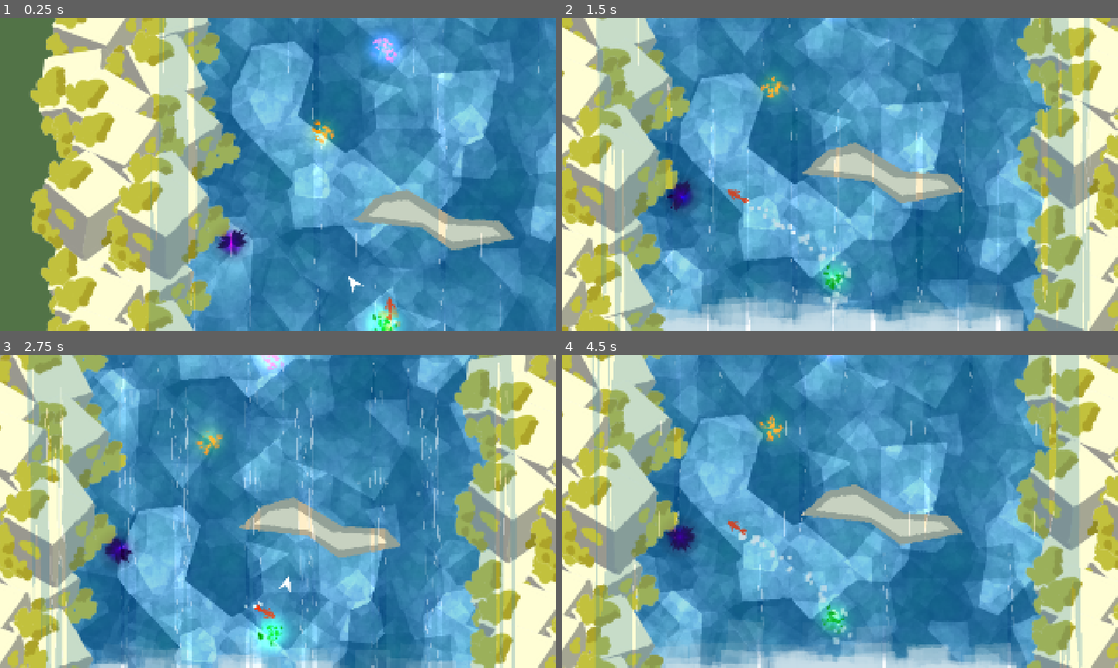
Above: before the commit, frames 1-4 (two rows, left to right).
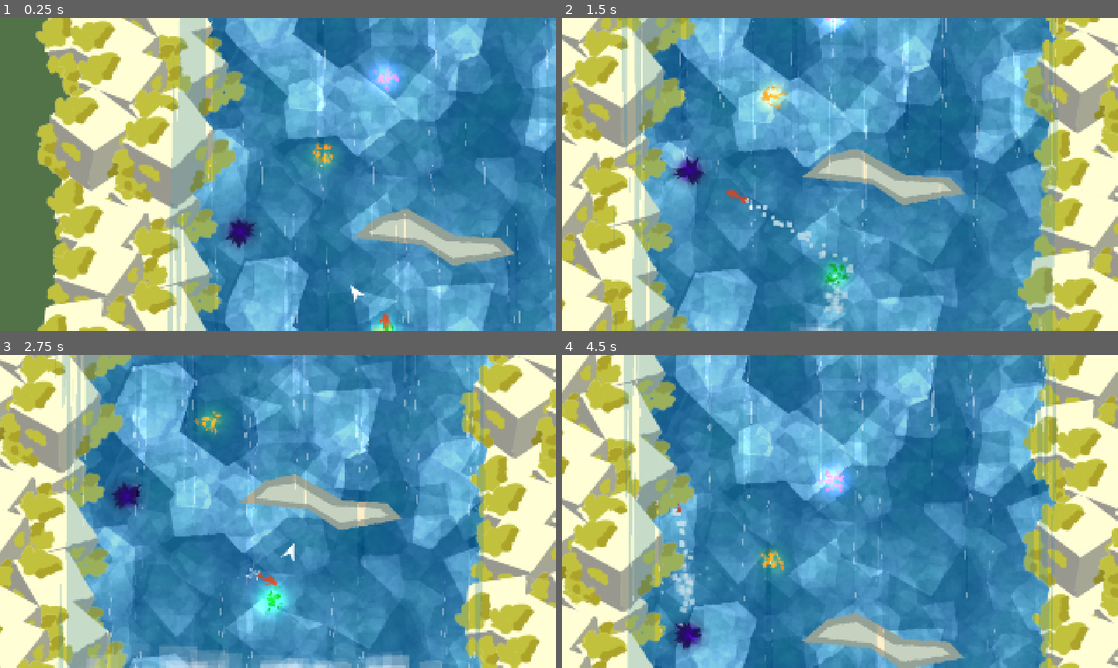
Above: after the commit, the same moments.

Repository: ojaskavathe/cascade
Game: Godot game, scene res://game.tscn
Two runs of this game, one before a commit and one after it. Both use one fixed random seed, a clock stepped at 60 frames per second and the inputs below. The engine's default icon, where the game draws it, is replaced by a stand-in: a white triangle on a blue panel in a dark square.
Inputs (mouse positions are in pixels of both pictures, inside the frame that each line leads up to):
- Up to frame 1 (0.25 s): no input
- Up to frame 2 (1.5 s): move the mouse to (962, 158) at 0.52 s; hold Space (jump) 0.53-1.28 s; hold D (right) from 0.53 s (still down); move the mouse to (728, 190) at 1.27 s; tap Space (jump) at 1.35 s
- Up to frame 3 (2.75 s): tap Space (jump) at 1.52, 1.82 s; move the mouse to (333, 442) at 2.02 s; release D (right) at 2.03 s; hold A (left) from 2.03 s (still down); hold Space (jump) from 2.03 s (still down)
- Up to frame 4 (4.5 s): move the mouse to (812, 574) at 2.77 s; release A (left) at 2.78 s; release Space (jump) at 2.78 s; hold D (right) 2.78-4.28 s; tap Space (jump) at 2.85, 3.02, 3.32, 4.35 s; move the mouse to (1006, 558) at 3.52 s; hold Space (jump) 3.53-4.28 s; move the mouse to (673, 464) at 4.27 s; hold A (left) from 4.28 s (still down)

The runs differ from the first frame. In frame 1, 62% of the frame differs, in the area x 5-100%, y 0-100%; in frame 2, 70%; in frame 3, 71%; in frame 4, 71%, in the area x 0-100%, y 0-100%.

Commit message:
Layout changes + Slow-mo?

Diff:
--- a/entity/player/player.gd
+++ b/entity/player/player.gd
@@ -2,9 +2,10 @@
 
 @export var SPEED = 10.0
 @export var JUMP_VELOCITY = -2000.0
-@export var END_VELOCITY = -5800.0
+@export var END_VELOCITY = -6000.0
 @export var GRAVITY = -1200.0
 @export var DAMPENING = 2.0
+@export var SLOWMO_SCALE = 0.1
 
 var bash_state = false
 var in_jump_point = false
@@ -43,10 +44,10 @@
 		$PlayerModel.set_rotation(model_rotation)
 
 	if bash_state:
-		var direction = jump_point_position - get_global_mouse_position()
-		var angle = direction.angle() - deg_to_rad(90)
+		var direction: Vector2 = jump_point_position - get_global_mouse_position()
+		var angle: float = direction.angle() - deg_to_rad(90)
 
-		arrow.set_rotation(0 if end_jump else angle)
+		arrow.set_rotation(0.0 if end_jump else angle)
 		arrow.set_position(jump_point_position)
 		arrow.set_visible(true)
 
@@ -72,6 +73,7 @@
 			bash_state = false
 			arrow.set_visible(false)
 			can_bash = false
+			Engine.time_scale = 1
 
 			$BashCooldownTimer.start()
 	else:
@@ -92,6 +94,7 @@
 			$DashParticleTimer.stop()
 			Signals.player_entered_bash_state.emit()
 			velocity = Vector2.ZERO
+			Engine.time_scale = SLOWMO_SCALE
 
 		move_and_slide()
 		Signals.player_moved.emit(position)
--- a/game.gd
+++ b/game.gd
@@ -5,15 +5,16 @@
 @onready var first_level: Node2D = $LevelGroups/LG_0/levels/Debug0
 @onready var player: CharacterBody2D = $Player
 
-var checkpoint_loc: Vector2
-var currentScene: Node2D
+@onready var checkpoint_loc: Vector2
+@onready var currentScene: Node2D
 
 func _ready():
 	Signals.kill.connect(_on_kill)
 	Signals.new_checkpoint.connect(_new_checkpoint)
 	Signals.player_exited_lg.connect(_new_lg)
 
-	checkpoint_loc = first_level.get_node("SpawnJumpPoint").position
+	checkpoint_loc = first_level.get_node("SpawnJumpPoint").global_position
+	currentScene = first_level
 
 	player.position = checkpoint_loc
 	player.jump_point_position = checkpoint_loc
--- a/game.tscn
+++ b/game.tscn
@@ -1,9 +1,8 @@
-[gd_scene load_steps=11 format=3 uid="uid://cmwpm7ap75scu"]
+[gd_scene load_steps=10 format=3 uid="uid://cmwpm7ap75scu"]
 
 [ext_resource type="Script" path="res://game.gd" id="1_07ca5"]
 [ext_resource type="PackedScene" uid="uid://d0vrcis6rns5i" path="res://entity/player/player.tscn" id="1_oliij"]
 [ext_resource type="PackedScene" uid="uid://dqa5gpiw17hjv" path="res://entity/player/camera.tscn" id="2_2ojf5"]
-[ext_resource type="PackedScene" uid="uid://beenaw7n1s61s" path="res://level_group/lg_0.tscn" id="3_spgvv"]
 [ext_resource type="PackedScene" uid="uid://dcykdm8vsc242" path="res://level_group/lg_1.tscn" id="5_6myex"]
 [ext_resource type="Shader" path="res://assets/shader/pixelate.gdshader" id="6_nhf58"]
 [ext_resource type="PackedScene" path="res://entity/object/kill_zone.tscn" id="7_51qdx"]
@@ -31,10 +30,12 @@
 
 [node name="LevelGroups" type="Node2D" parent="."]
 
+[node name="LG_0" parent="LevelGroups" instance=ExtResource("5_6myex")]
+position = Vector2(629, 927)
+scale = Vector2(1, 0.933)
+
 [node name="LG_1" parent="LevelGroups" instance=ExtResource("5_6myex")]
 position = Vector2(629, -1952)
-
-[node name="LG_0" parent="LevelGroups" instance=ExtResource("3_spgvv")]
 
 [node name="PixelPostProcess" type="CanvasLayer" parent="."]
 layer = 100
--- a/level/debug_0.tscn
+++ b/level/debug_0.tscn
@@ -31,13 +31,13 @@
 metadata/_edit_lock_ = true
 
 [node name="Enemy" parent="." instance=ExtResource("3_p756n")]
-position = Vector2(288, 346)
+position = Vector2(306, 280)
 
-[node name="SpawnJumpPoint" parent="." instance=ExtResource("4_r14tu")]
+[node name="SpawnJumpPoint" parent="." groups=["spawn_point"] instance=ExtResource("4_r14tu")]
 position = Vector2(640, 536)
 
 [node name="JumpPoint" parent="." instance=ExtResource("5_lugmn")]
 position = Vector2(498, 96)
 
-[node name="EndJumpPoint" parent="." instance=ExtResource("6_2axsy")]
+[node name="EndJumpPoint" parent="." groups=["end_point"] instance=ExtResource("6_2axsy")]
 position = Vector2(640, -100)
--- a/level_group/lg_1.tscn
+++ b/level_group/lg_1.tscn
@@ -1,7 +1,6 @@
-[gd_scene load_steps=13 format=3 uid="uid://dcykdm8vsc242"]
+[gd_scene load_steps=12 format=3 uid="uid://dcykdm8vsc242"]
 
 [ext_resource type="PackedScene" uid="uid://clyk282cyamie" path="res://level/debug_0.tscn" id="1_3gg2f"]
-[ext_resource type="PackedScene" uid="uid://b1c5iccen6h2c" path="res://level/debug_1.tscn" id="2_4byue"]
 [ext_resource type="PackedScene" uid="uid://db6esycu3r0ut" path="res://entity/waterfall/waterfall.tscn" id="4_mr0ug"]
 [ext_resource type="PackedScene" uid="uid://bohi4cl1p4ipa" path="res://entity/waterfall/waterfall_background.tscn" id="5_e8jay"]
 [ext_resource type="PackedScene" uid="uid://ba2n4nf5j2cpv" path="res://entity/object/foam.tscn" id="6_ua02a"]
@@ -34,15 +33,12 @@
 position = Vector2(-641, -763)
 
 [node name="Debug0" parent="levels" instance=ExtResource("1_3gg2f")]
-position = Vector2(-14, 11)
-
-[node name="Debug3" parent="levels" instance=ExtResource("2_4byue")]
-position = Vector2(-1, -1818)
+position = Vector2(0, -100)
 
 [node name="waterfall" parent="." instance=ExtResource("4_mr0ug")]
 z_index = 2
-position = Vector2(0, -1100)
-scale = Vector2(8, 18)
+position = Vector2(0, -1500)
+scale = Vector2(8, 22)
 metadata/_edit_lock_ = true
 
 [node name="WaterfallBackground" parent="." instance=ExtResource("5_e8jay")]
@@ -56,6 +52,10 @@
 [node name="WaterfallBackground3" parent="." instance=ExtResource("5_e8jay")]
 z_index = -2
 position = Vector2(-641, -2203)
+
+[node name="WaterfallBackground4" parent="." instance=ExtResource("5_e8jay")]
+z_index = -2
+position = Vector2(-638.571, -2922.86)
 
 [node name="Foam" parent="." instance=ExtResource("6_ua02a")]
 z_index = 2
@@ -72,6 +72,9 @@
 [node name="Rocks6" parent="LeftRocks" instance=ExtResource("8_f52tn")]
 position = Vector2(11, -752)
 
+[node name="Rocks7" parent="LeftRocks" instance=ExtResource("8_f52tn")]
+position = Vector2(11, -2159.14)
+
 [node name="RightRocks" type="Node2D" parent="."]
 position = Vector2(-615, -678)
 
@@ -83,6 +86,9 @@
 
 [node name="Rocks4" parent="RightRocks" instance=ExtResource("8_f52tn")]
 position = Vector2(1248, -764)
+
+[node name="Rocks5" parent="RightRocks" instance=ExtResource("8_f52tn")]
+position = Vector2(1248, -2203.43)
 
 [node name="waterPlane" type="Polygon2D" parent="."]
 material = SubResource("ShaderMaterial_np3e4")
Not shown: 1 places in level/debug_0.tscn that only renumber resources
